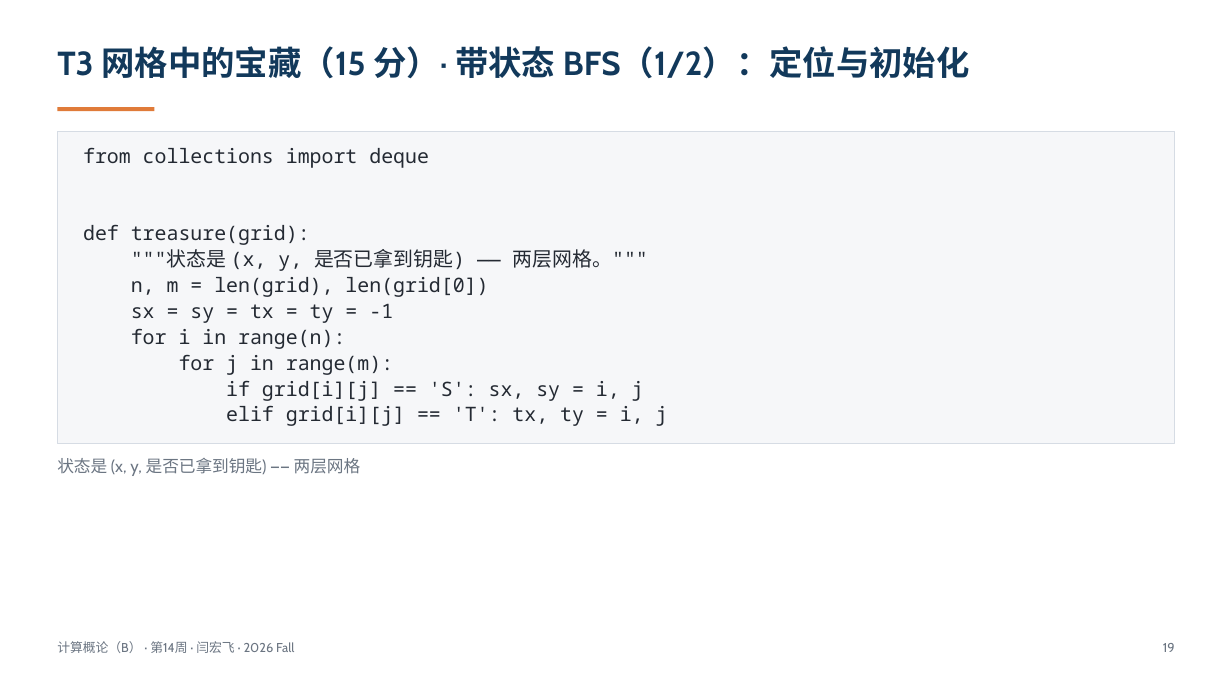
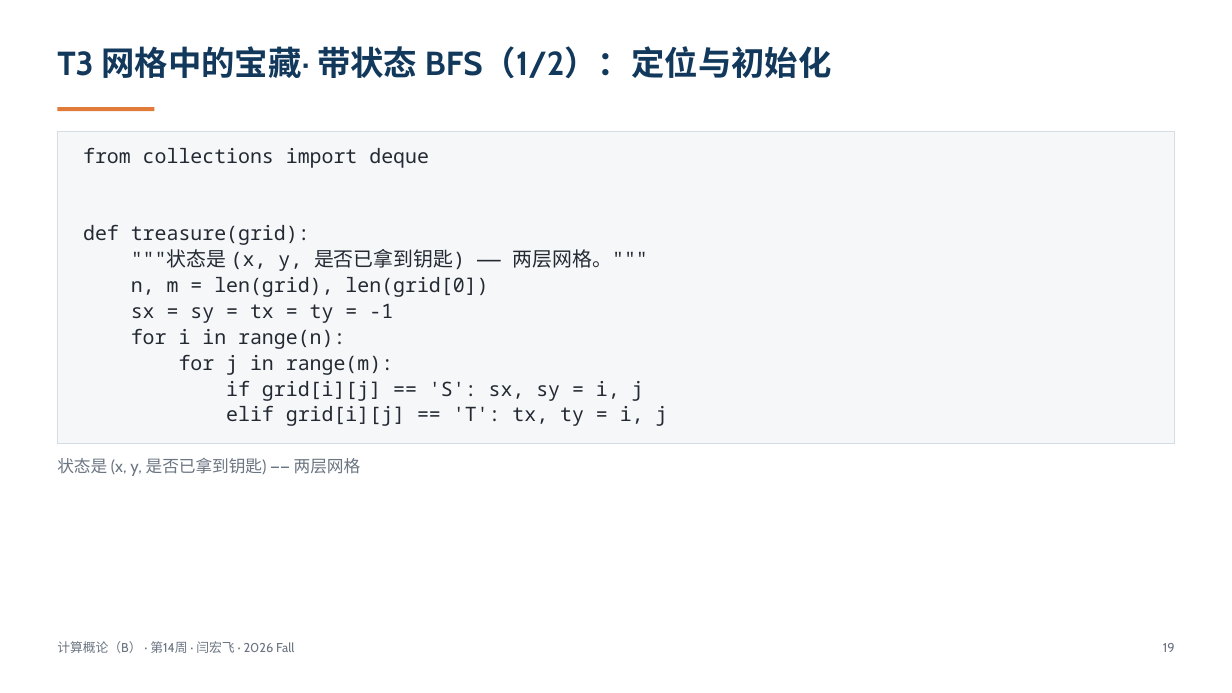
Before and after one commit to GMyhf/2026fall-cs101, a slide deck: slide 19 of courseware/202612_ADS_W14_AI_Literacy_Exam_Recap.pptx. Drawn at 1232x693 pixels with LibreOffice and Linux fonts; fonts in the diff are those of the drawing. Boxes give left, top, right and bottom in pixels: in the first picture for what was removed or moved away, otherwise in the second. Text is boxed around its words. In the diff, an @@ line names an element or a change of style, - is before the commit and + after.

```diff
--- a/courseware/202612_ADS_W14_AI_Literacy_Exam_Recap.pptx
+++ b/courseware/202612_ADS_W14_AI_Literacy_Exam_Recap.pptx
@@ text at (x1=57, y1=46, x2=832, y2=78): text changed @@
-T3 网格中的宝藏（15 分）· 带状态 BFS（1/2）：定位与初始化
+T3 网格中的宝藏· 带状态 BFS（1/2）：定位与初始化
```
Also in this commit, not shown: 6 other slides changed, 1 other file.
